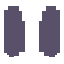
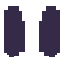
Before/after of a 64 x 64 layered artwork. What changed in the layer stack:
painted on "矩形 23" over [left=4, top=6, right=60, bottom=57]
